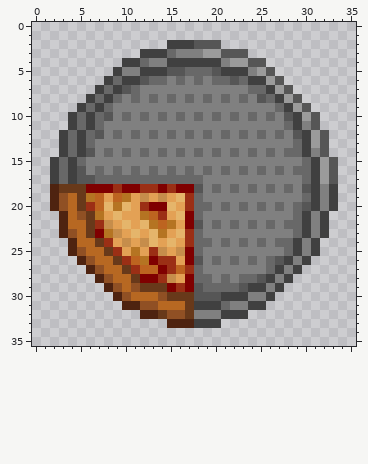
One commit to this pixel-art sprite: Assets/Sprites/Quarterpizza.png. The first picture shows the starting point.
The file is 36x36 pixels.
Now the later version:
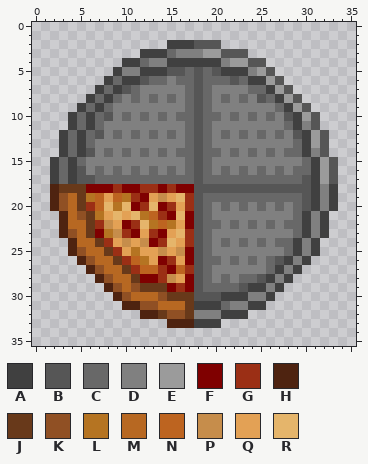
Palette (. is transparent): A #404040  B #565656  C #686868  D #808080  E #9b9b9b  F #7f0000  G #9b2f15  H #4e2310  J #68391a  K #905024  L #b57422  M #b76822  N #bd6420  P #c68d4b  Q #e3a155  R #e5b56b
The edit:
y 5: x 18 C -> B
y 6: x 17..19 DCD -> CBC
y 7: x 17..19 DDD -> CBC
y 8: x 18 D -> B
y 9: x 17..19 DDD -> CBC
y 10: x 17..19 DCD -> CBC
y 11: x 17..19 DDD -> CBC
y 12: x 18 D -> B
y 13: x 17..19 DDD -> CBC
y 14: x 17..19 DCD -> CBC
y 15: x 17..19 DDD -> CBC
y 16: x 18 D -> B
y 17: x 18..30 CDDDDDDDDDDDC -> BCCCCCCCCCCCB
y 18: x 19..29 DCDCDCDCDCD -> BBBBBBBBBBB
y 19: x 11..12 QP -> GF; x 18..30 CDDDDDDDDDDDC -> BCCCCCCCCCCCB
y 20: x 11 Q -> F; x 13 F -> R; x 15 R -> G; x 18 C -> B
y 21: x 11 Q -> R; x 15 Q -> F; x 18..19 CD -> BC
y 22: x 10..11 RQ -> FG; x 19 D -> C
y 23: x 10..11 QR -> GF; x 13..14 RL -> GF; x 18..19 CD -> BC
y 24: x 13..14 RQ -> FG; x 18 C -> B
y 25: x 13 G -> Q; x 18..19 CD -> BC
y 26: x 13..14 FG -> QF; x 19 D -> C
y 27: x 14..15 FG -> GF; x 18..19 CD -> BC
y 28: x 18 C -> B
Pixel boxes of the changes (left, top, right, bottom) in both pictures:
changed: (122, 67, 311, 283)
